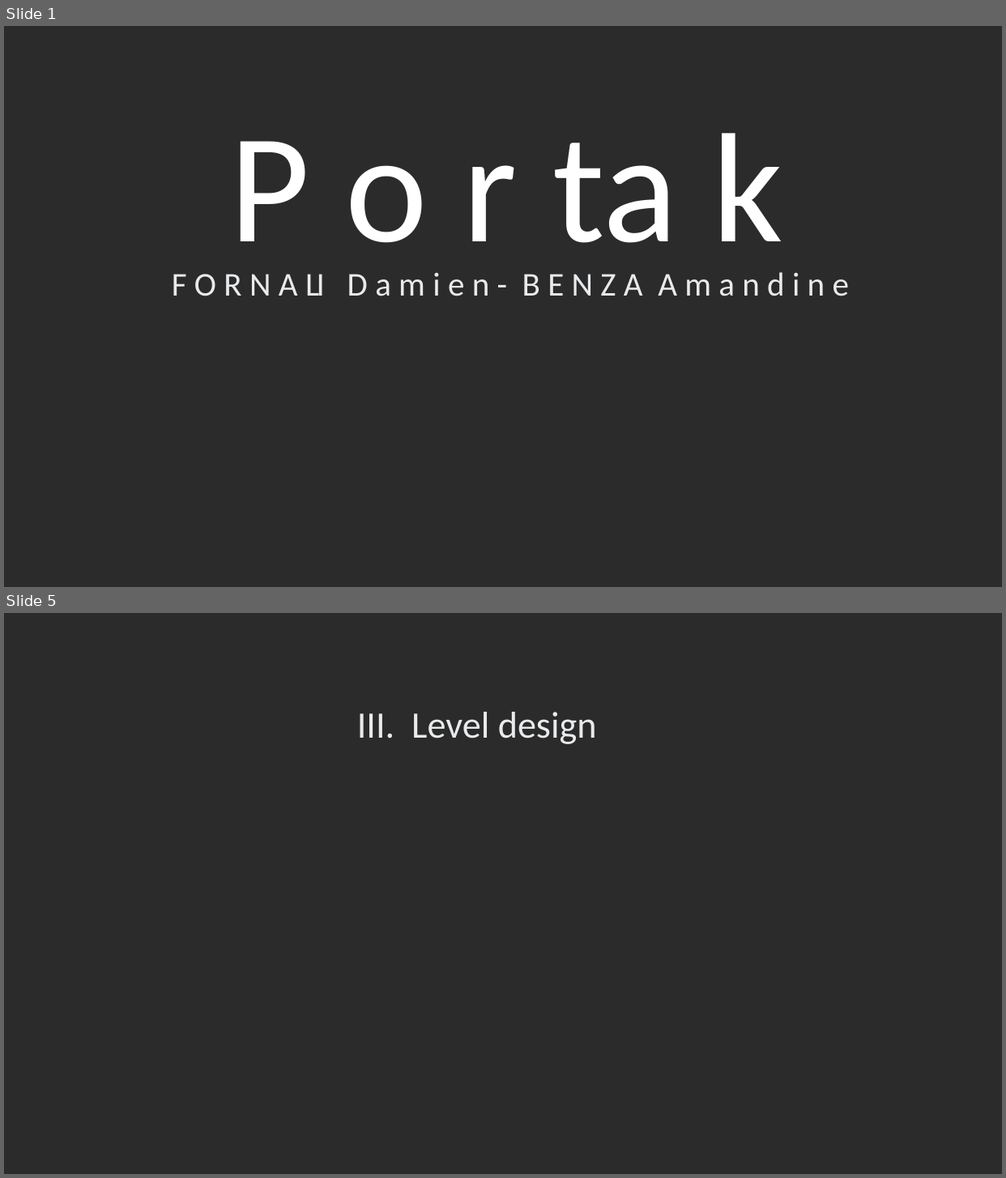
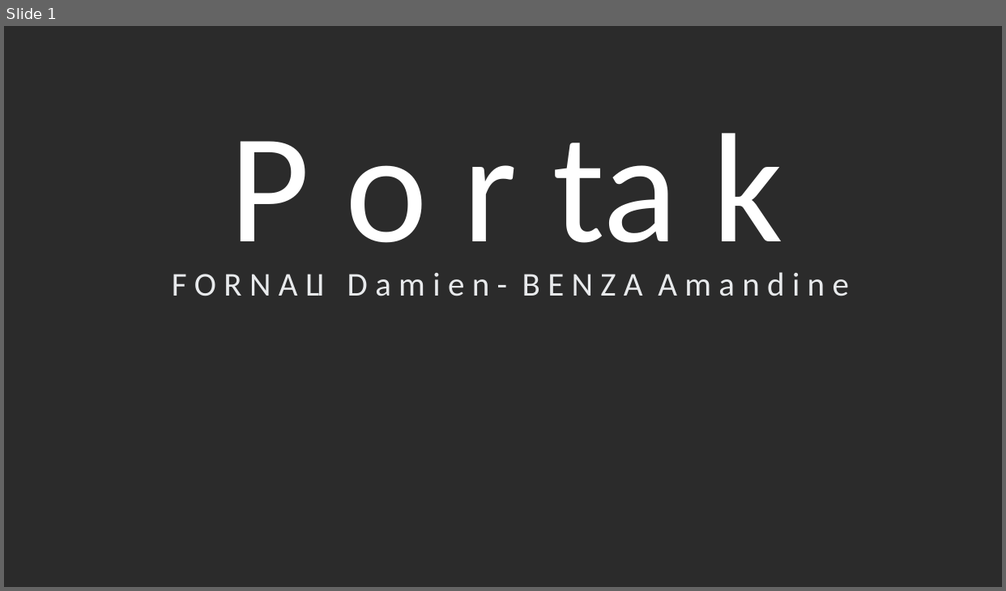
Before and after one commit to Damoy/Portak, a slide deck: Portak.pptx. Shown one above the other, each under a label of ours: slides 1 and 5 before the commit, slide 1 after it; the slides between them are not shown. The pictures are 1006x1178 and 1006x591 pixels, drawn with LibreOffice and Linux fonts; fonts in the diff are those of the drawing; background and template pictures are left out; a plain dark background stands for a picture behind light text. Boxes give left, top, right and bottom in pixels: in the first picture for what was removed or moved away, otherwise in the second. Text is boxed around its words. In the diff, an @@ line names an element or a change of style, - is before the commit and + after.

```diff
--- a/Portak.pptx
+++ b/Portak.pptx
@@ slide 5 removed at bbox=[4, 613, 1002, 1174], background picture (left out) @@
@@ text removed at bbox=[357, 712, 597, 744] @@
-III. Level design
```
Also in this commit, not shown: 1 slide changed, 3 slides added, 7 other slides removed.
